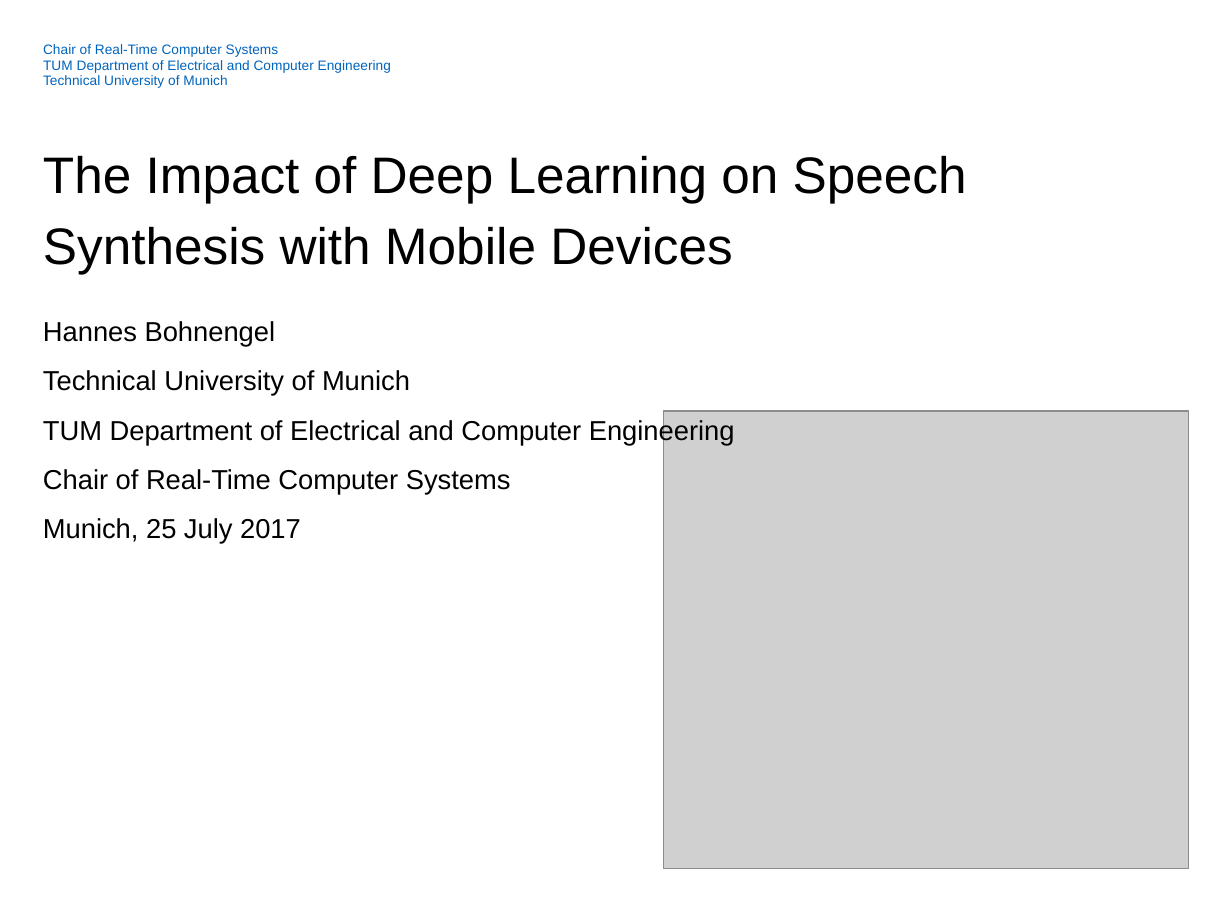
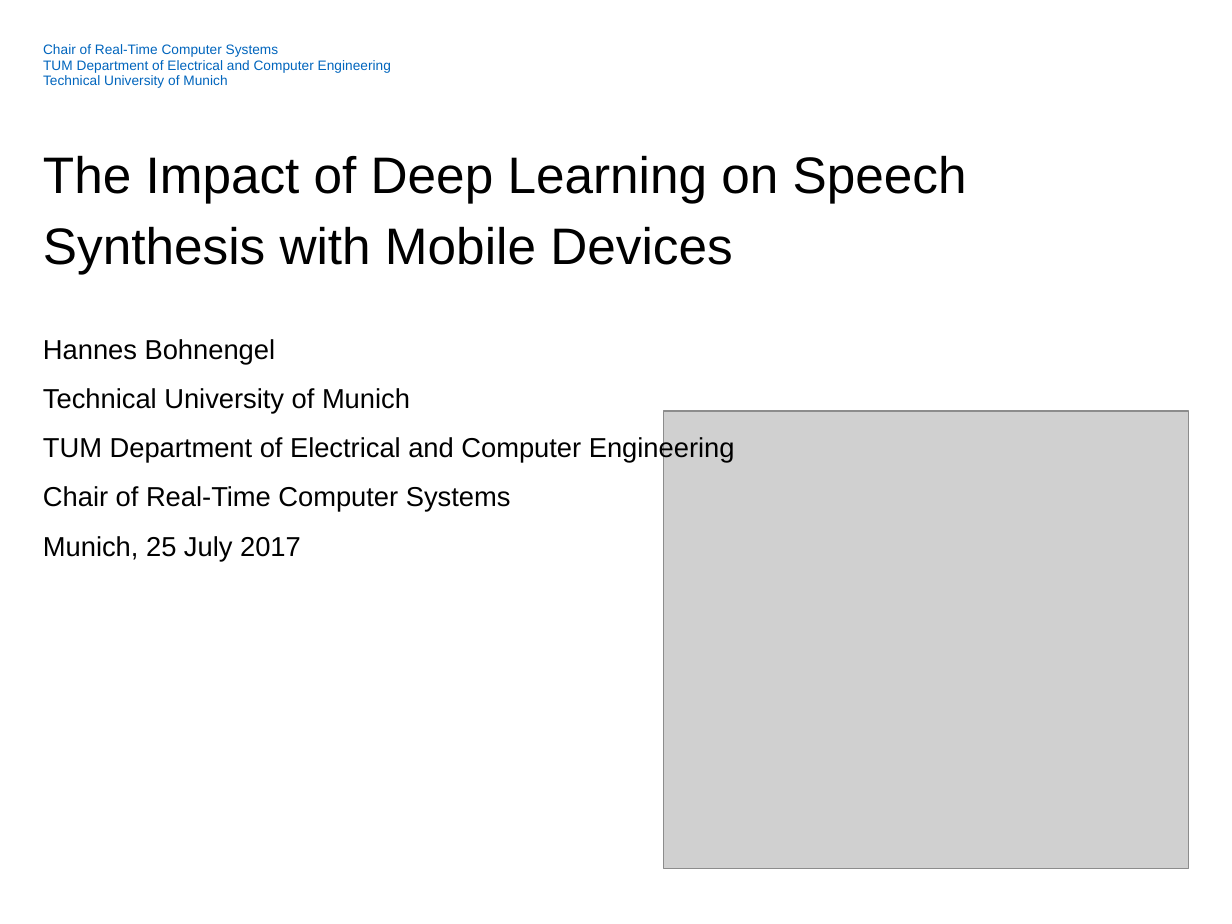
Before and after one commit to hannesb0/deeplearning, a slide deck: slide 1 of doc/Final_Presentation_V01.pptx. Drawn at 1232x924 pixels with LibreOffice and Linux fonts; fonts in the diff are those of the drawing; grey boxes stand for pictures; background and template pictures are left out. Boxes give left, top, right and bottom in pixels: in the first picture for what was removed or moved away, otherwise in the second. Text is boxed around its words. In the diff, an @@ line names an element or a change of style, - is before the commit and + after.

```diff
--- a/doc/Final_Presentation_V01.pptx
+++ b/doc/Final_Presentation_V01.pptx
@@ text "Hannes Bohnengel": place and size @@
-text "Hannes Bohnengel" at (43, 321, 735, 544)
+text "Hannes Bohnengel" at (43, 339, 735, 561)
```
Also in this commit, not shown: 8 other slides changed.
